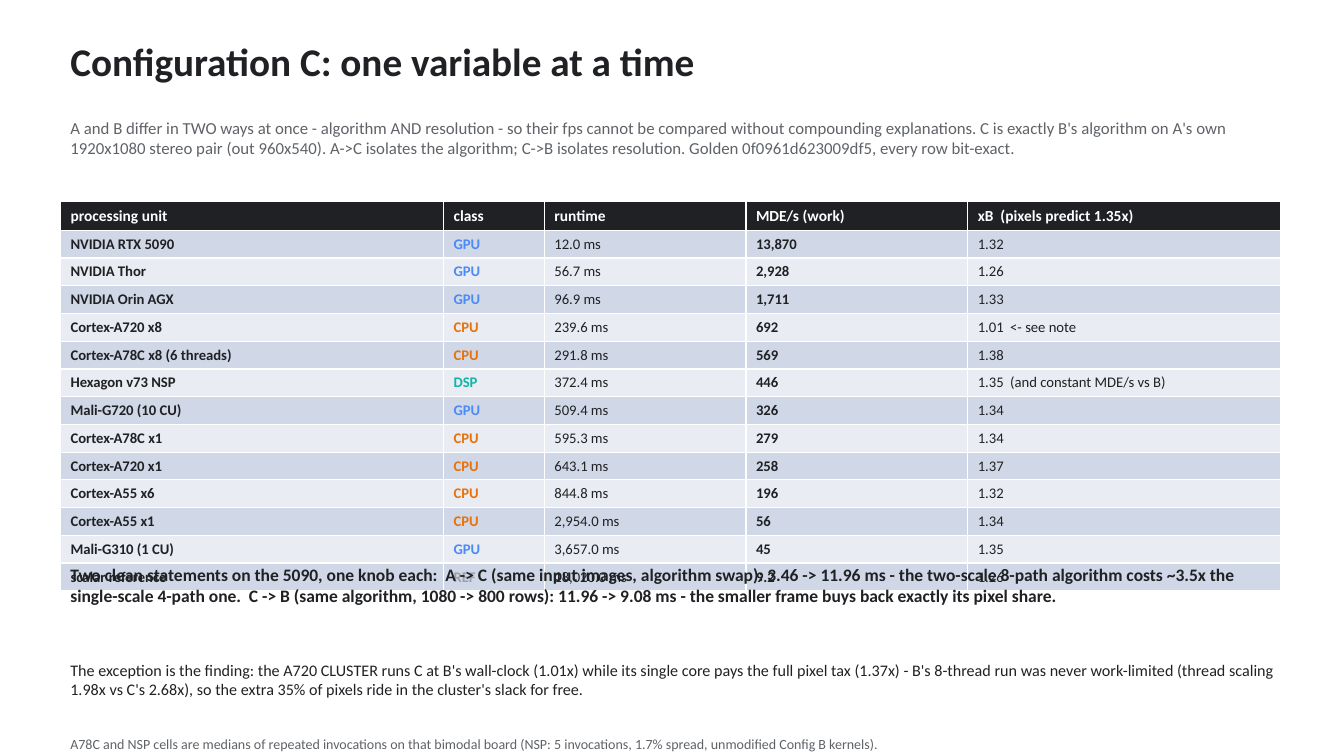
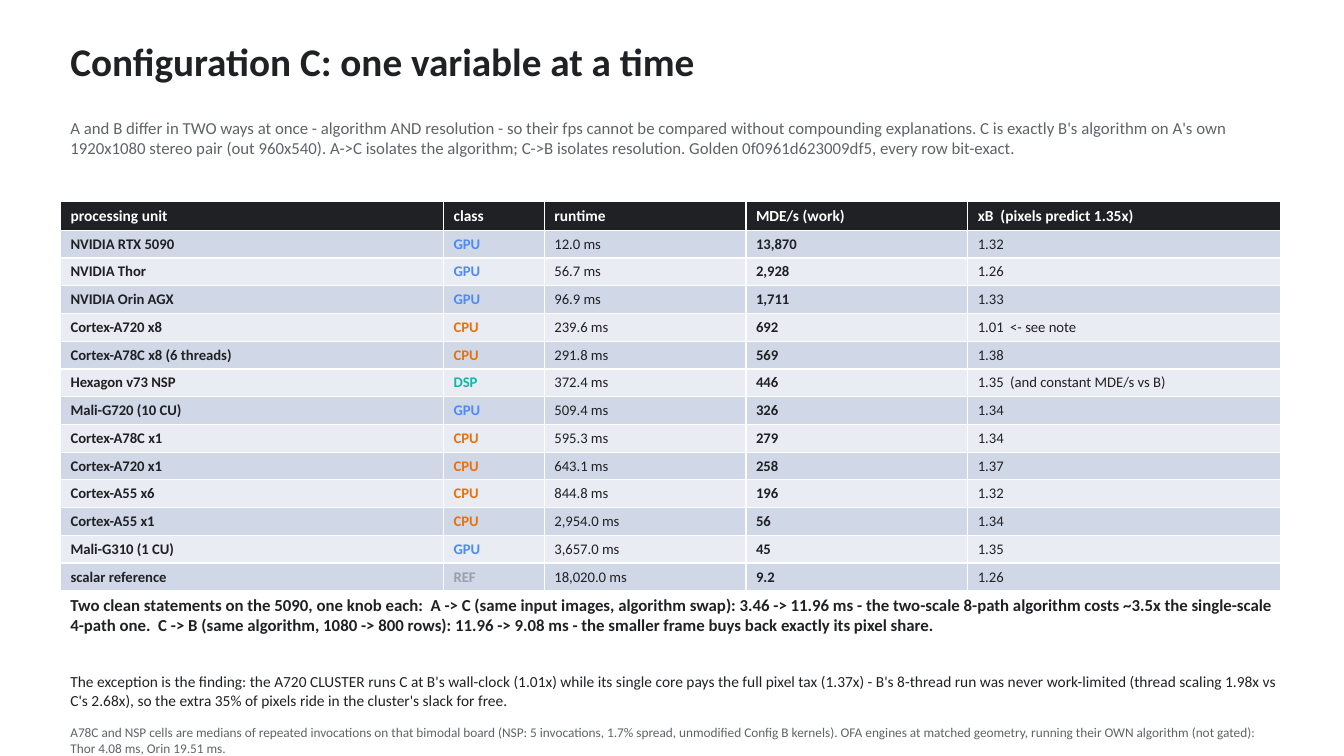
Before and after one commit to kylefoxaustin/sgm-bench, a slide deck: slide 17 of docs/sgm-results.pptx. Drawn at 1344x756 pixels with LibreOffice and Linux fonts; fonts in the diff are those of the drawing. Boxes give left, top, right and bottom in pixels: in the first picture for what was removed or moved away, otherwise in the second. Text is boxed around its words. In the diff, an @@ line names an element or a change of style, - is before the commit and + after.

Commit message:
OFA engines measured at Configuration B and C geometry, with a committed instrument
The fixed-function engines cannot run B/C's algorithm (no two-scale fusion,
no weighted P1, D=128 minimum), so these rows are the engines running their
OWN SGM at matched input AND output geometry via downscaleFactor=2 -- the same
throughput-only, not-bit-exact framing as the Configuration A OFA rows, with
the MDE/s cells deliberately blank (the work convention would be fiction for a
different algorithm).

MEASURED, D=128, medians of 50 after a 30-frame warm:
  Thor OFA:  B-geom 3.38 ms (296 fps) / C-geom 4.08 ms (245 fps)
  Orin OFA:  B-geom 14.90 ms (67 fps) / C-geom 19.51 ms (51 fps)
  full-res-out variants: Thor 9.15 / 9.95 ms, Orin 54.94 / 73.77 ms

Instrument: nvofa/vpi_stereo_bench.py, committed this time -- the Config A OFA
rows' instrument was an ephemeral on-board script, its own small reproduce-gap.
Cross-check: the C-geom full-res cell reproduces the Config A OFA row's shape
(Thor 9.95 vs 9.35 within 6% on an unpinned-clock session; Orin 73.77 vs 72.64
within 1.9%). Short-warm Thor first read 12.63 ms with a wide spread -- DVFS
ramp, cured by the 30-frame warm; the protocol is now part of the instrument.

```diff
--- a/docs/sgm-results.pptx
+++ b/docs/sgm-results.pptx
@@ text "Two clean statements on the ...": place and size @@
-text "Two clean statements on the ..." at (70,567,1234,607)
+text "Two clean statements on the ..." at (70,598,1272,634)
@@ text "Two clean statements on the ..." at (70,598,1272,634): size 12.5 to 12 pt @@
@@ text "The exception is the finding: ...": place and size @@
-text "The exception is the finding: ..." at (70,664,1273,698)
+text "The exception is the finding: ..." at (70,676,1276,709)
@@ text "The exception is the finding: ..." at (70,676,1276,709): size 11.5 to 11 pt @@
@@ text at (70,727,1255,755): text changed; size 10 to 9.5 pt @@
-A78C and NSP cells are medians of repeated invocations on that bimodal board (NSP: 5 invocations, 1.7% spread, unmodified Config B kernels).
+A78C and NSP cells are medians of repeated invocations on that bimodal board (NSP: 5 invocations, 1.7% spread, unmodified Config B kernels). OFA engines at matched geometry, running their OWN algorithm (not gated): Thor 4.08 ms, Orin 19.51 ms.
```
Also in this commit, not shown: 1 other slide changed, 3 other files.
